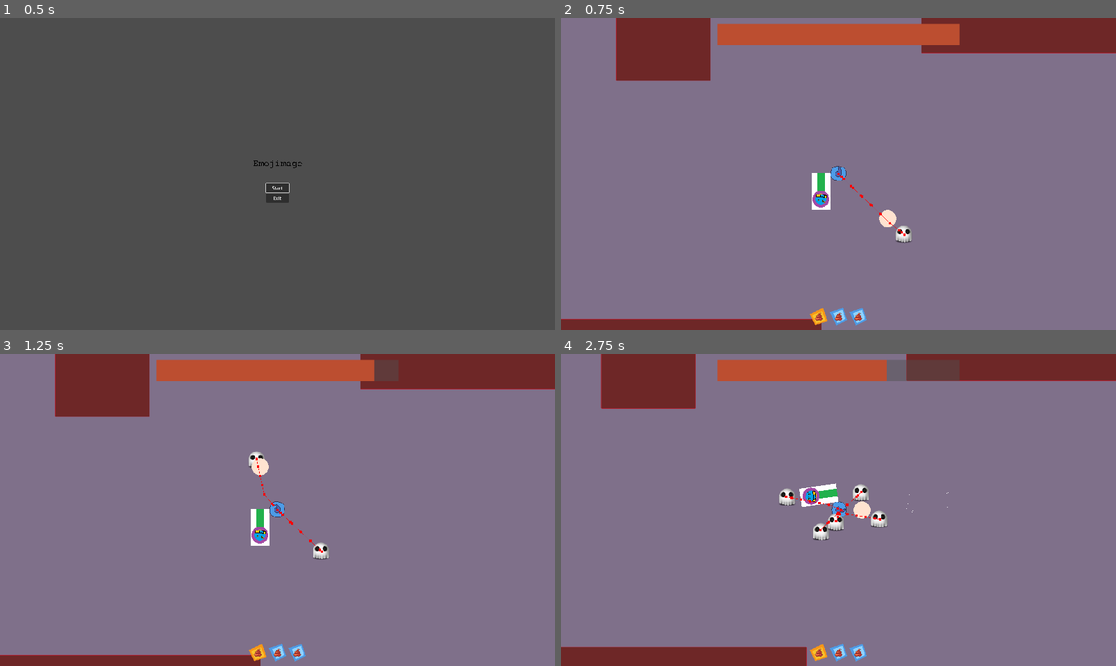
Above: before the commit, frames 1-4 (two rows, left to right).
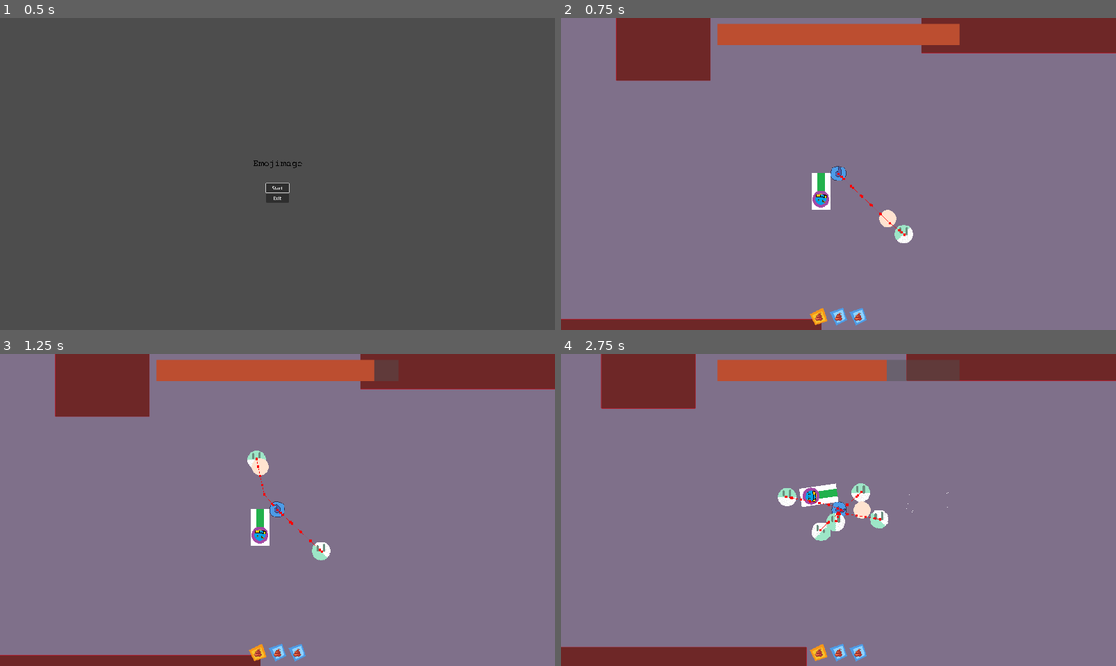
Above: after the commit, the same moments.

Repository: JulianNeuberger/EmojiMage
Game: Godot game, scene res://gui/MainMenu/MainMenu.tscn
Two runs of this game, one before a commit and one after it. Both use one fixed random seed, a clock stepped at 60 frames per second and the inputs below.
Inputs (mouse positions are in pixels of both pictures, inside the frame that each line leads up to):
- Up to frame 1 (0.5 s): no input
- Up to frame 2 (0.75 s): click "Start" at 0.5 s
- Up to frame 3 (1.25 s): no input
- Up to frame 4 (2.75 s): move the mouse to (960, 494) at 1.27 s; press the mouse at (960, 494) at 1.28 s; hold D (Right) 1.28-2.03 s; move the mouse to (727, 525) at 2.02 s; release the mouse at (727, 525) at 2.03 s; hold A (Left) from 2.03 s (still down); tap S (Bottom) at 2.1 s; click (727, 525) at 2.3 s

Frame 1 is identical in both runs. In frame 2, 0.1% of the frame differs, in the area x 60-64%, y 66-73%; in frame 3, 0.2%; in frame 4, 0.7%, in the area x 39-59%, y 41-60%.

Commit message:
add enemy moving sprite

Diff:
--- a/enemies/basic_enemy.tscn
+++ b/enemies/basic_enemy.tscn
@@ -8,8 +8,73 @@
 [ext_resource type="Script" path="res://health.gd" id="4_2tfas"]
 [ext_resource type="PackedScene" uid="uid://d4iucbq7sk0ny" path="res://HitAndHurtBox/HurtBox.tscn" id="6_eiel0"]
 [ext_resource type="PackedScene" uid="uid://bmddgc4p4tad2" path="res://HealthBar/HealthBar.tscn" id="8_3fifs"]
+[ext_resource type="Texture2D" uid="uid://b38nctpj8gxrb" path="res://enemies/Rollemy.png" id="9_cecxc"]
 
 [sub_resource type="CircleShape2D" id="CircleShape2D_mipyo"]
+
+[sub_resource type="AtlasTexture" id="AtlasTexture_0e18p"]
+atlas = ExtResource("9_cecxc")
+region = Rect2(0, 0, 32, 32)
+
+[sub_resource type="AtlasTexture" id="AtlasTexture_3bwmj"]
+atlas = ExtResource("9_cecxc")
+region = Rect2(32, 0, 32, 32)
+
+[sub_resource type="AtlasTexture" id="AtlasTexture_eu3o4"]
+atlas = ExtResource("9_cecxc")
+region = Rect2(64, 0, 32, 32)
+
+[sub_resource type="AtlasTexture" id="AtlasTexture_0ojep"]
+atlas = ExtResource("9_cecxc")
+region = Rect2(96, 0, 32, 32)
+
+[sub_resource type="AtlasTexture" id="AtlasTexture_myxko"]
+atlas = ExtResource("9_cecxc")
+region = Rect2(128, 0, 32, 32)
+
+[sub_resource type="AtlasTexture" id="AtlasTexture_dcjsv"]
+atlas = ExtResource("9_cecxc")
+region = Rect2(160, 0, 32, 32)
+
+[sub_resource type="AtlasTexture" id="AtlasTexture_aqb8j"]
+atlas = ExtResource("9_cecxc")
+region = Rect2(192, 0, 32, 32)
+
+[sub_resource type="AtlasTexture" id="AtlasTexture_xdd32"]
+atlas = ExtResource("9_cecxc")
+region = Rect2(224, 0, 32, 32)
+
+[sub_resource type="SpriteFrames" id="SpriteFrames_vgbdv"]
+animations = [{
+"frames": [{
+"duration": 1.0,
+"texture": SubResource("AtlasTexture_0e18p")
+}, {
+"duration": 1.0,
+"texture": SubResource("AtlasTexture_3bwmj")
+}, {
+"duration": 1.0,
+"texture": SubResource("AtlasTexture_eu3o4")
+}, {
+"duration": 1.0,
+"texture": SubResource("AtlasTexture_0ojep")
+}, {
+"duration": 1.0,
+"texture": SubResource("AtlasTexture_myxko")
+}, {
+"duration": 1.0,
+"texture": SubResource("AtlasTexture_dcjsv")
+}, {
+"duration": 1.0,
+"texture": SubResource("AtlasTexture_aqb8j")
+}, {
+"duration": 1.0,
+"texture": SubResource("AtlasTexture_xdd32")
+}],
+"loop": true,
+"name": &"default",
+"speed": 5.0
+}]
 
 [node name="Basic Enemy" type="CharacterBody2D"]
 collision_layer = 2
@@ -28,6 +93,7 @@
 movement = NodePath("../../EnemyMovement")
 
 [node name="Sprite2D" type="Sprite2D" parent="."]
+visible = false
 texture = ExtResource("1_da2xf")
 
 [node name="EnemyMovement" type="Node2D" parent="."]
@@ -64,5 +130,10 @@
 offset_right = 15.0
 offset_bottom = -18.0
 
+[node name="AnimatedSprite2D" type="AnimatedSprite2D" parent="."]
+sprite_frames = SubResource("SpriteFrames_vgbdv")
+autoplay = "default"
+frame_progress = 0.562595
+
 [connection signal="percentage_changed" from="Health" to="HealthBar" method="set_percentage"]
 [connection signal="trigger" from="HurtBox" to="Health" method="damage"]
--- a/wizard/Wizard.tscn
+++ b/wizard/Wizard.tscn
@@ -1,18 +1,17 @@
-[gd_scene load_steps=19 format=3 uid="uid://xmuma7eni4"]
+[gd_scene load_steps=20 format=3 uid="uid://xmuma7eni4"]
 
 [ext_resource type="Script" path="res://wizard/Wizard.gd" id="1_ppgnw"]
 [ext_resource type="Resource" uid="uid://cfgy83j6ccydw" path="res://wizard/wizard_movement.tres" id="2_uwvth"]
 [ext_resource type="Script" path="res://Inventory/Inventory.gd" id="3_gf4u5"]
 [ext_resource type="Texture2D" uid="uid://cdpt54yos0did" path="res://wizard/wizard_sprite.png" id="4_k87nx"]
-[ext_resource type="PackedScene" path="res://PlayerInputs/PlayerTriggerHandler.tscn" id="6_yj3gn"]
+[ext_resource type="PackedScene" uid="uid://du1oylx7ued42" path="res://PlayerInputs/PlayerTriggerHandler.tscn" id="6_yj3gn"]
 [ext_resource type="PackedScene" uid="uid://by5awb2fb57hl" path="res://PlayerInputs/PlayerMovementHandler.tscn" id="7_7d58m"]
 [ext_resource type="PackedScene" uid="uid://kk4usio0ih0s" path="res://Wand/Wand.tscn" id="7_oqb2r"]
 [ext_resource type="PackedScene" uid="uid://imxtb574uttf" path="res://PlayerInputs/PlayerInventoryHandler.tscn" id="8_b4w4o"]
 [ext_resource type="PackedScene" uid="uid://mxr10d1iunr0" path="res://PlayerInputs/PlayerRotationHandler.tscn" id="8_jam5k"]
 [ext_resource type="Script" path="res://health.gd" id="9_4lcvr"]
-[ext_resource type="Resource" path="res://Wand/HandWand.tres" id="10_8gpsv"]
+[ext_resource type="PackedScene" uid="uid://d4iucbq7sk0ny" path="res://HitAndHurtBox/HurtBox.tscn" id="11_twput"]
 [ext_resource type="Texture2D" uid="uid://ivan7v0fyelc" path="res://wizard/run_particles.png" id="12_c5st4"]
-[ext_resource type="PackedScene" uid="uid://d4iucbq7sk0ny" path="res://HitAndHurtBox/HurtBox.tscn" id="11_twput"]
 
 [sub_resource type="Resource" id="Resource_s7won"]
 script = ExtResource("3_gf4u5")
Not shown: 1 places in Wand/HandWand.tres that only renumber resources
Not shown, added: enemies/Derroteman.png.import
Not shown, added: enemies/Rollemy.png.import
Not shown, added: enemies/Snat .png.import
Not shown: 1 places in enemies/basic_enemy.tscn that only renumber resources
